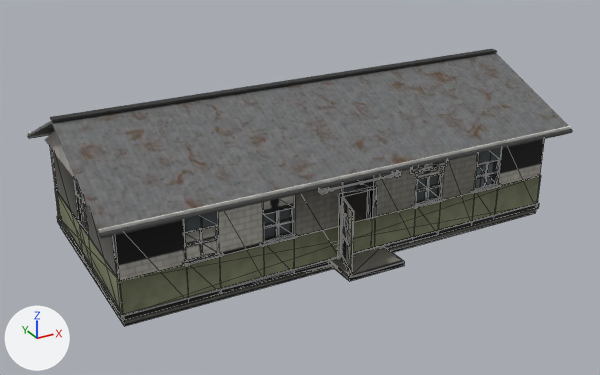
One commit to the glTF model sp-data/bldA.glb: the scene before it, then after it.
Before and after are seen from a 50 mm camera at (-12.63, -22.82, 12.46) aimed at (-0.38, -0.55, 1.33). The axes (+X, +Y, +Z) are drawn at lower left. The lights are the same throughout. The older version comes first. Mesh edges are drawn as thin lines on the coarser meshes. Where no turn or scale is listed for an object, it has been applied to the vertices. Vertices at exactly the same position are counted once.

In view in the first picture: 'BldA_Roof', 'BldA_Shell' and 1 more.
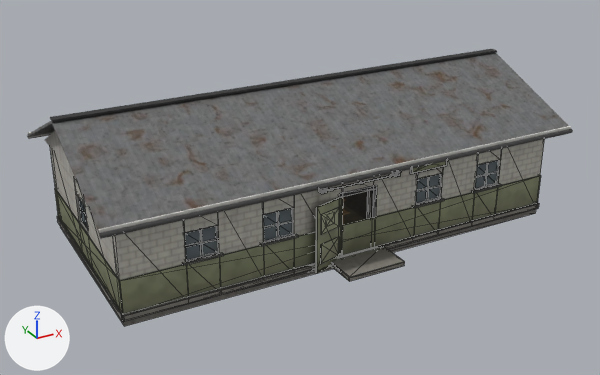
Pixel boxes (x1, y1, x2, y2) of what changed, in the pictures (600 x 375 px; the box of a moved part takes in the faces that stretch with it):
'BldA_Shell', reshaped, surface changed: (50, 139, 545, 326) in both
part 1 of me_blda_shell, moved or reshaped (not visible before): after (321, 207, 340, 235)
part 2 of me_blda_shell, moved or reshaped (not visible before): after (321, 237, 339, 264)
part 3 of me_blda_shell, moved or reshaped (not visible afterwards): before (344, 214, 348, 230)
part 4 of me_blda_shell, moved or reshaped: before (340, 197, 354, 274); after (315, 197, 343, 273)
part 5 of me_blda_shell, surface changed: (50, 139, 545, 326) in both

What the commit changed:
me_blda_shell has 1100 vertices, 1916 faces and spans x -7.6..7.6, y -4.4..4.4, z -1.7..1.7.
me_blda_shell is used by ob_blda_shell; location (0.0, -0.27, 1.47).
Before the commit, vertices of me_blda_shell: 752 (-0.8, -4.3, -1.5), 753 (-0.9, -4.3, -1.5), 754 (-0.9, -4.3, -1.5), 755 (-0.9, -4.3, -1.5), 756 (-0.9, -4.3, -1.5).
Before the commit, vertices of me_blda_shell: 757 (-0.9, -4.3, -1.5), 758 (-0.9, -4.3, -1.5), 759 (-0.8, -4.3, 0.7) at pixel (352, 211), 760 (-0.9, -4.3, 0.7) at pixel (352, 211), 761 (-0.9, -4.3, 0.7) at pixel (352, 212).
Before the commit, vertices of me_blda_shell: 762 (-0.9, -4.3, 0.7) at pixel (352, 212), 763 (-0.9, -4.3, 0.7) at pixel (352, 212), 764 (-0.9, -4.3, 0.7) at pixel (352, 212), 765 (-0.9, -4.3, 0.7) at pixel (352, 212), 766 (-0.8, -4.3, -1.5).
Before the commit, vertices of me_blda_shell: 767 (-0.8, -4.3, -1.5), 768 (-0.8, -4.3, -1.5), 769 (-0.8, -4.3, -1.5), 770 (-0.8, -4.3, -1.5), 771 (-0.8, -4.3, -1.5).
Before the commit, vertices of me_blda_shell: 772 (-0.8, -4.3, -1.5), 773 (-0.8, -4.3, 0.7) at pixel (353, 211), 774 (-0.8, -4.3, 0.7) at pixel (353, 211), 775 (-0.8, -4.3, 0.7) at pixel (354, 211), 776 (-0.8, -4.3, 0.7) at pixel (354, 211).
Before the commit, vertices of me_blda_shell: 777 (-0.8, -4.3, 0.7) at pixel (353, 212), 778 (-0.8, -4.3, 0.7) at pixel (354, 212), 779 (-0.8, -4.3, 0.7) at pixel (354, 211), 808 (-0.9, -4.3, -1.2) at pixel (350, 268), 809 (-0.9, -4.3, -1.5).
Before the commit, vertices of me_blda_shell: 810 (-0.9, -4.2, -1.2) at pixel (349, 268), 811 (-0.9, -4.2, -1.5).
me_blda_shell part 1: the loose piece of 8 vertices spanning x -0.8..-0.5, y -4.1..-3.4, z -0.2..0.4 is scaled about its middle by (3.7, 0.267, 1), then moved by (-0.4, 0.4, 0.0).
me_blda_shell part 2: the loose piece of 8 vertices spanning x -0.8..-0.5, y -4.1..-3.4, z -1.2..-0.6 is scaled about its middle by (3.7, 0.267, 1), then moved by (-0.4, 0.4, 0.0).
me_blda_shell part 3: the loose piece of 8 vertices spanning x -0.8..-0.6, y -3.9..-3.6, z 0.0..0.4 is turned -60 degrees about the z axis through its middle, then moved by (-0.4, 0.4, 0.0).
Part 4, on me_blda_shell:
Vertices 752, 754, 755, 757 to 761, 763, 764, 808 to 811 of me_blda_shell move by (-0.7, 0.8, 0.0).
Vertices 766, 767, 768, 770, 771, 773, 775, 776, 778, 779 of me_blda_shell move by (-0.8, 0.7, 0.0).
Vertices 753, 756, 762, 765, 769, 772, 774, 777 of me_blda_shell move by (-0.8, 0.8, 0.0).
me_blda_shell part 5: texture (UV) coordinates of 1904 of 1916 faces, centred in x -7.6..7.6, y -4.4..4.4, z -1.6..1.7, changed; they spanned u 0.0..1.0, v 0.0..1.0 and now span u 0.0..1.0, v 0.0..1.0.
